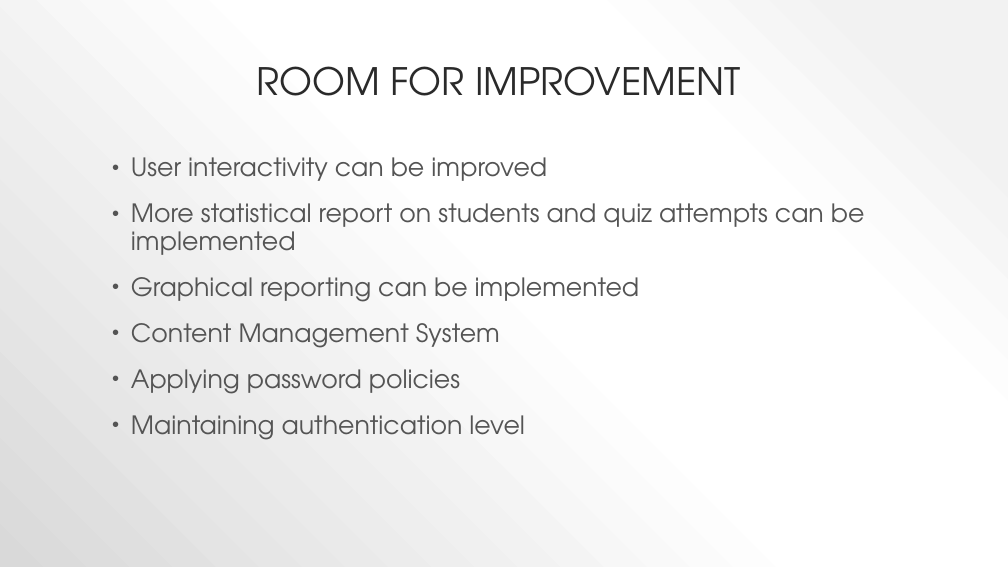
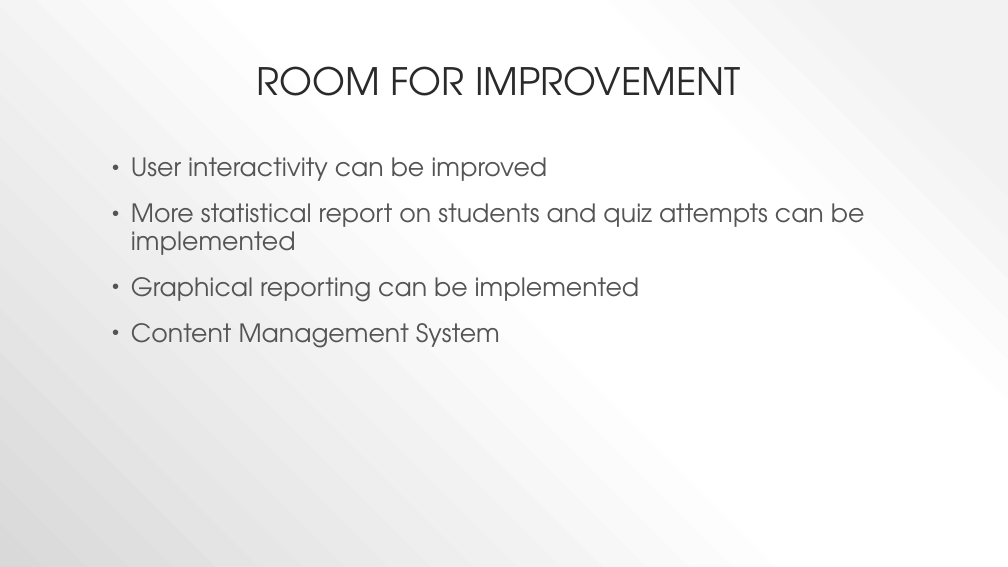
Before and after one commit to cquRotary/RotaryClub, a slide deck: slide 39 of Document/Rotary Youth Drive Awareness Project.pptx (slide 38 before the commit). Drawn at 1008x567 pixels with LibreOffice and Linux fonts; fonts in the diff are those of the drawing. Boxes give left, top, right and bottom in pixels: in the first picture for what was removed or moved away, otherwise in the second. Text is boxed around its words. In the diff, an @@ line names an element or a change of style, - is before the commit and + after.

```diff
--- a/Document/Rotary Youth Drive Awareness Project.pptx
+++ b/Document/Rotary Youth Drive Awareness Project.pptx
@@ text at [131, 369, 525, 440]: paragraphs removed @@
-• Applying password policies
-• Maintaining authentication level
```
Also in this commit, not shown: 13 other slides changed, 1 slide added, 2 other files.
